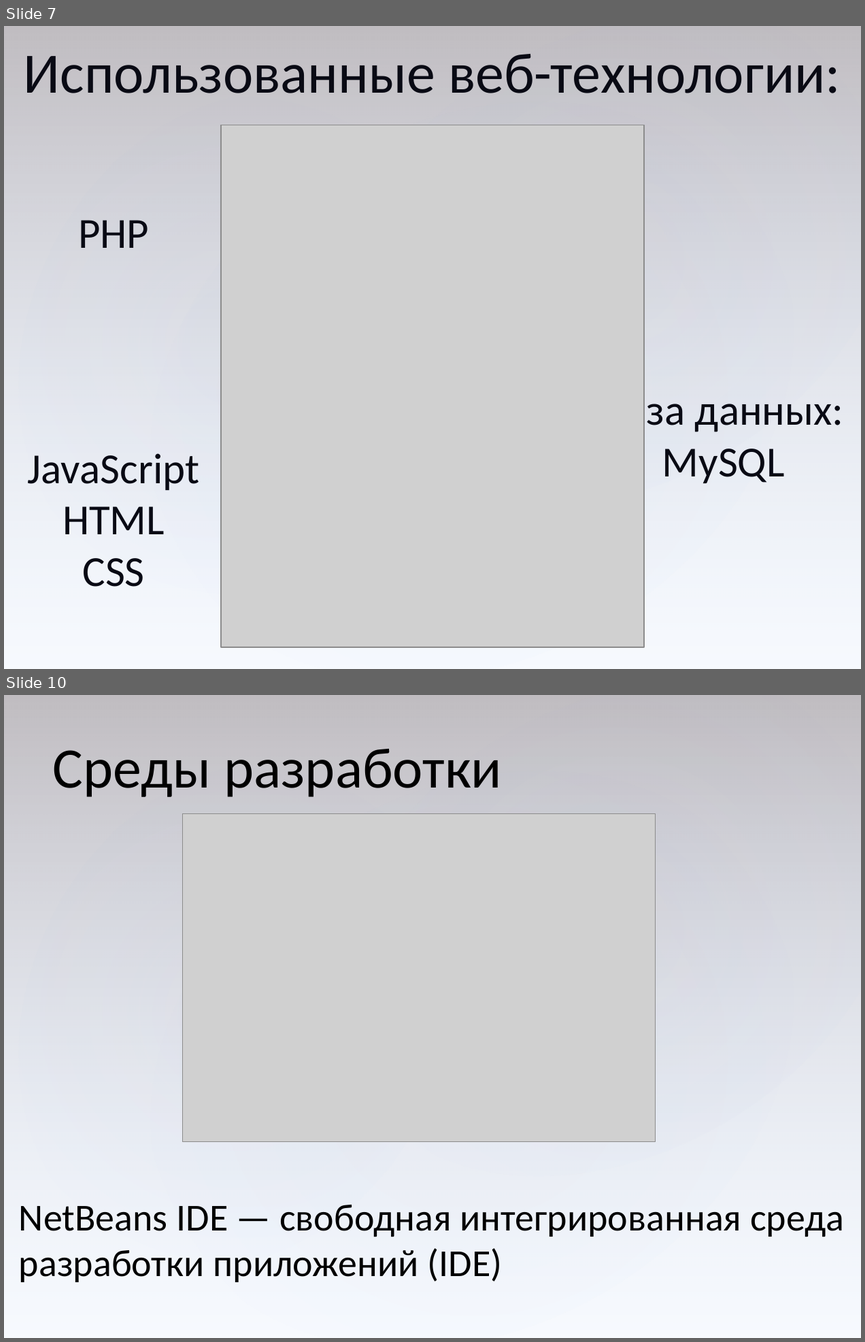
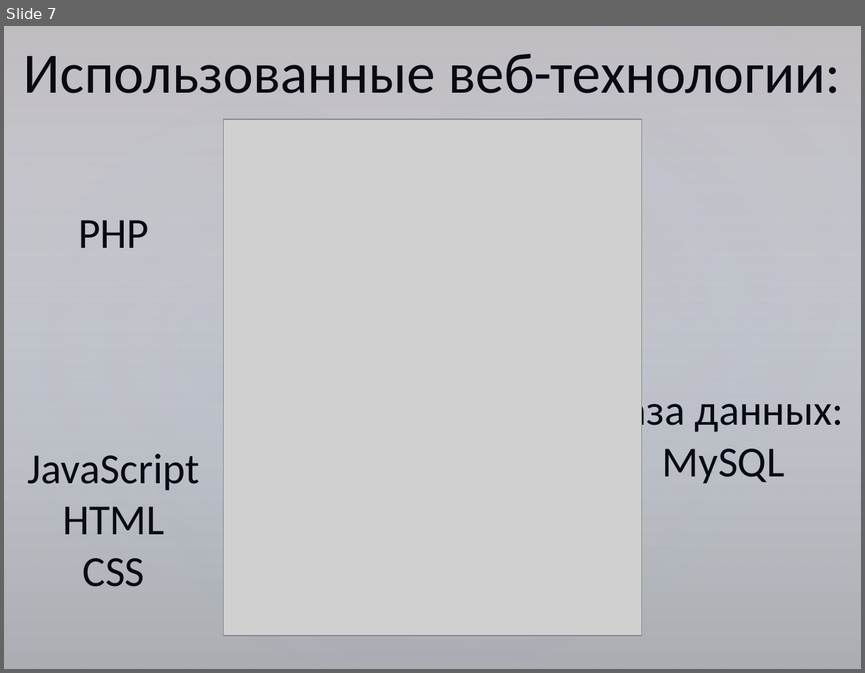
Before and after one commit to serpikovs/in40, a slide deck: !docs/common.pptx. Shown one above the other, each under a label of ours: slides 7 and 10 before the commit, slide 7 after it; the slides between them are not shown. The pictures are 865x1342 and 865x673 pixels, drawn with LibreOffice and Linux fonts; fonts in the diff are those of the drawing; grey boxes stand for pictures. Boxes give left, top, right and bottom in pixels: in the first picture for what was removed or moved away, otherwise in the second. Text is boxed around its words. In the diff, an @@ line names an element or a change of style, - is before the commit and + after.

```diff
--- a/!docs/common.pptx
+++ b/!docs/common.pptx
@@ slide 10 removed at (4, 695, 861, 1338), background #FFFFFF; not listed: 4 template elements that a slide beside it also shows @@
@@ text removed at (53, 749, 502, 797) @@
-Среды разработки
@@ picture removed at (183, 814, 655, 1141) @@
@@ text removed at (19, 1204, 844, 1282) @@
-NetBeans IDE — свободная интегрированная среда разработки приложений (IDE)
@@ slide 7 changed as well @@
@@ background #FFFFFF to gradient #FFFFFF to #ABABAB @@
@@ picture: place and size @@
-picture at (221, 125, 644, 646)
+picture at (224, 119, 641, 635)
```
Also in this commit, not shown: 20 other slides changed, 1 slide added, 6 other slides removed.
